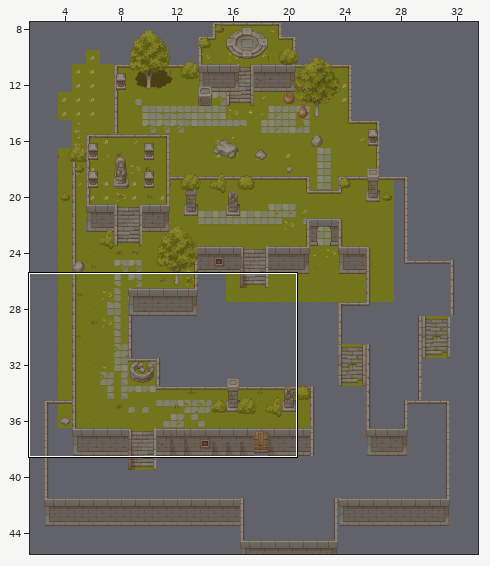
An edit to a level. Tiled map, public/assets/tilemaps/tx/level1.tmx. Above: a wide view before the commit, with the close-up outlined.
Close-up. Old version:
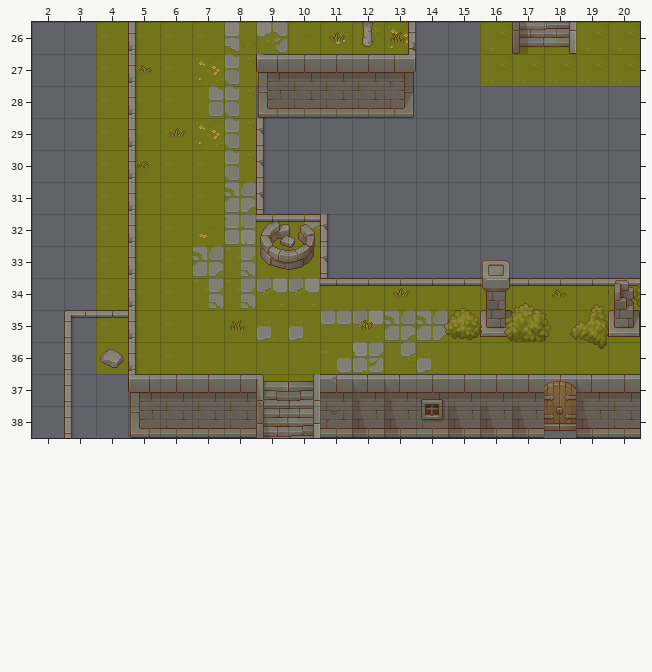
Cells are 32x32 px. Shown: x 2..20, y 26..38. The commit also changed other parts of the map, which this record leaves out.
New version:
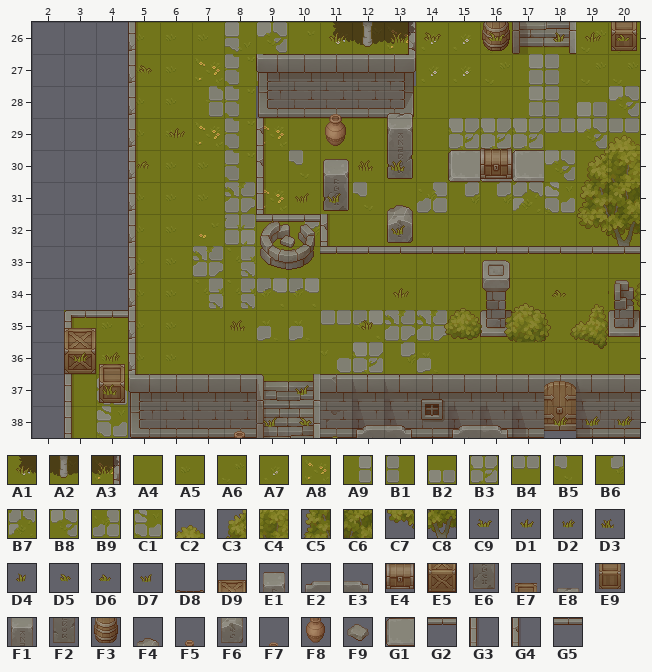
Key: from "Shadow_plants": A1 69, A2 70, A3 71; from "tx_grass": A4 0, A5 8, A6 9, A7 22, A8 29, A9 34, B1 35, B2 36, B3 41, B4 44, B5 52, B6 53, B7 56, B8 57, B9 60, C1 61; from "tx_plant": C2 6, C3 21, C4 22, C5 37, C6 38, C7 53, C8 54, C9 192, D1 193, D2 194, D3 195, D4 208, D5 209, D6 211, D7 226; from "tx_props": D8 3, D9 5, E1 7, E2 9, E3 10, E4 19, E5 21, E6 23, E7 37, E8 39, E9 53, F1 55, F2 71, F3 85, F4 87, F5 101, F6 103, F7 165, F8 181, F9 242; from "tx_stone_ground": G1 24; from "tx_wall": G2 18, G3 33, G4 41, G5 70.
__ is an empty cell.
Tiles replaced or removed in this view: A5, A6, F9, G4, G5.
See-through tiles are keyed as they look on the map.
Diff:
Changed rows in their new state; .. is an unchanged cell.
layer "Trees" opacity 100% -> 97%
Layer "Platforms":
first column x 3:
26 .. __ .. .. .. .. .. .. .. .. .. A7 A7 .. .. .. .. ..
27 .. __ .. .. .. .. .. .. .. .. .. A7 A7 .. A9 B1 .. ..
28 .. __ .. .. .. .. .. .. .. .. A4 A4 A4 A4 A9 B1 B2 B8
29 .. __ .. .. .. .. A8 A4 A4 A4 A4 A4 B3 B3 B3 B4 B8 B4
30 .. __ .. .. .. .. A4 B5 A4 A4 A4 A4 A4 A4 B8 B8 A4 A4
31 .. __ .. .. .. .. A8 A4 A4 B5 A4 B9 B6 B6 B7 C1 A4 A4
32 .. __ .. .. .. .. .. .. A4 A4 A4 A4 A4 A4 A4 A4 A4 A4
33 .. __ .. .. .. .. .. .. A4 A4 A4 A4 A4 A4 A4 A4 A4 A4
34 .. __ .. .. .. .. .. .. .. .. .. .. .. .. .. .. .. ..
35 A4 .. .. .. .. .. .. .. .. .. .. .. .. .. .. .. .. ..
37 A4 C1 .. .. .. .. .. .. .. .. .. .. .. .. .. .. .. ..
38 A4 C1 .. .. .. .. .. .. .. .. .. .. .. .. .. .. .. ..
Layer "Walls":
first column x 9:
30 .. .. .. .. .. .. G1 G1 G1 .. .. ..
31 G3 .. .. .. .. .. .. .. .. .. .. ..
33 .. .. G2 G2 G2 G2 G2 G2 G2 G2 G2 G2
34 .. .. __ __ __ __ __ __ __ __ __ __
Layer "Props":
first column x 3:
26 .. .. .. .. .. .. .. .. .. .. .. .. .. F3 .. .. .. E9
28 .. .. .. .. .. .. .. .. F7 .. E8 .. .. .. .. .. .. ..
29 .. .. .. .. .. .. .. .. F8 .. F1 .. .. D8 .. .. .. ..
30 .. .. .. .. .. .. .. .. E1 .. F2 .. .. E4 .. .. .. ..
31 .. .. .. .. .. .. .. .. E6 .. F4 .. .. .. .. .. .. ..
32 .. .. .. .. .. .. .. .. .. .. F6 .. .. .. .. .. .. ..
35 D9 .. .. .. .. .. .. .. .. .. .. .. .. .. .. .. .. ..
36 E5 E7 .. .. .. .. .. .. .. .. .. .. .. .. .. .. .. ..
37 .. E9 .. .. .. .. .. .. .. .. .. .. .. .. .. .. .. ..
38 .. .. .. .. .. F5 .. .. .. E2 E3 .. E2 E3 .. .. .. ..
Layer "Shadows":
first column x 11:
26 A1 A2 A3
Layer "Trees":
first column x 10:
26 .. .. .. .. C9 .. C9 .. D4 D1 D6
29 .. .. .. .. .. .. .. .. .. .. C2
30 .. .. D3 D3 .. .. .. .. .. C3 C4
31 D7 D7 .. .. .. .. .. .. .. C5 C6
32 .. .. .. D7 .. .. .. .. .. C7 C8
first column x 3:
36 D2 D2 .. .. .. .. .. .. .. .. .. .. .. .. .. .. .. ..
37 .. D3 .. .. .. .. .. D7 .. .. .. .. .. .. .. .. .. ..
38 .. .. .. .. .. .. D7 D5 .. .. .. .. .. .. .. D2 D2 D2
